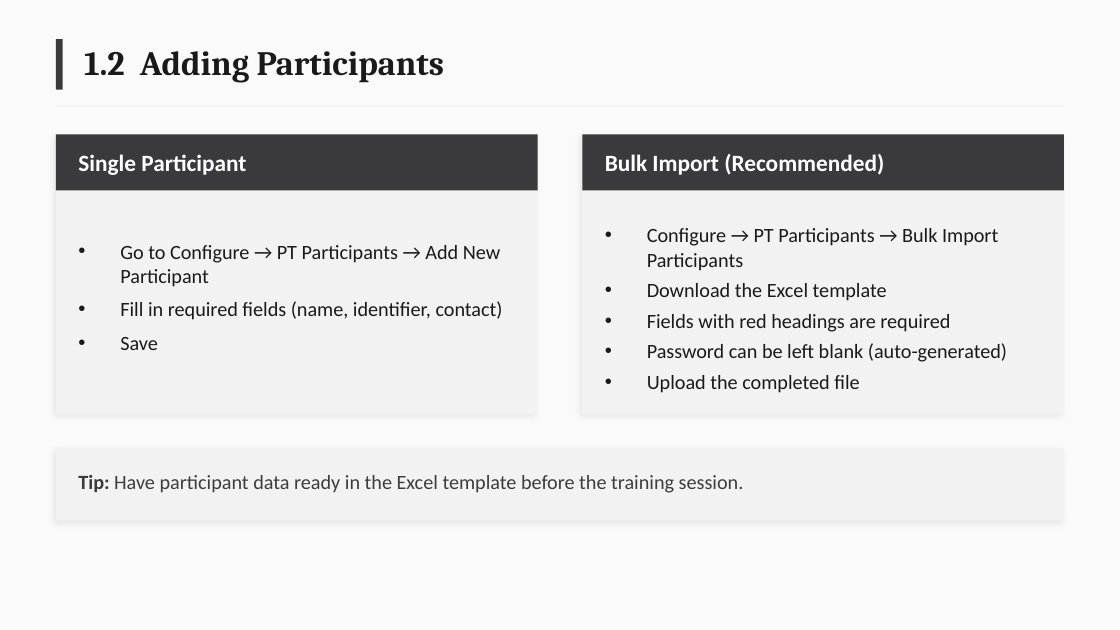
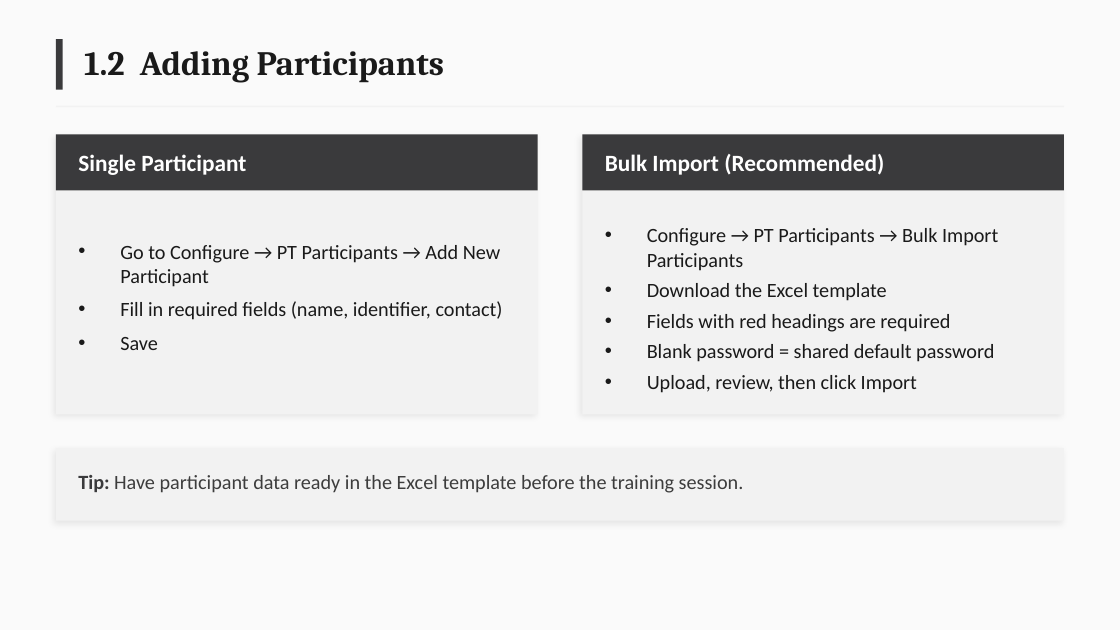
Before and after one commit to deforay/ept, a slide deck: slide 7 of docs/training/ePT-Training-Curriculum.pptx. Drawn at 1120x630 pixels with LibreOffice and Linux fonts; fonts in the diff are those of the drawing. Boxes give left, top, right and bottom in pixels: in the first picture for what was removed or moved away, otherwise in the second. Text is boxed around its words. In the diff, an @@ line names an element or a change of style, - is before the commit and + after.

Commit message:
Update training slides to current buttons, menus, import review and Confirm Response step (#89)

```diff
--- a/docs/training/ePT-Training-Curriculum.pptx
+++ b/docs/training/ePT-Training-Curriculum.pptx
@@ text at (647, 344, 994, 393): text changed @@
-• Password can be left blank (auto-generated)
-• Upload the completed file
+• Blank password = shared default password
+• Upload, review, then click Import
```
Also in this commit, not shown: 6 other slides changed.
